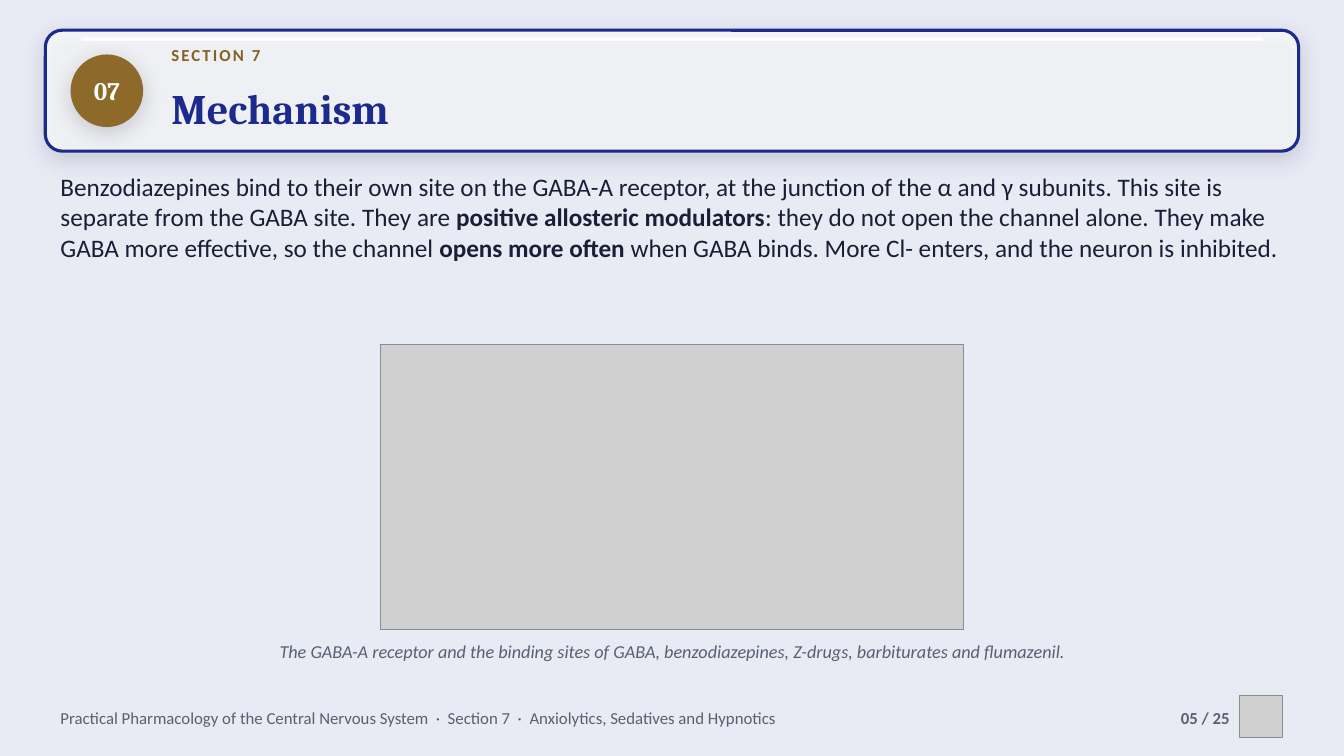
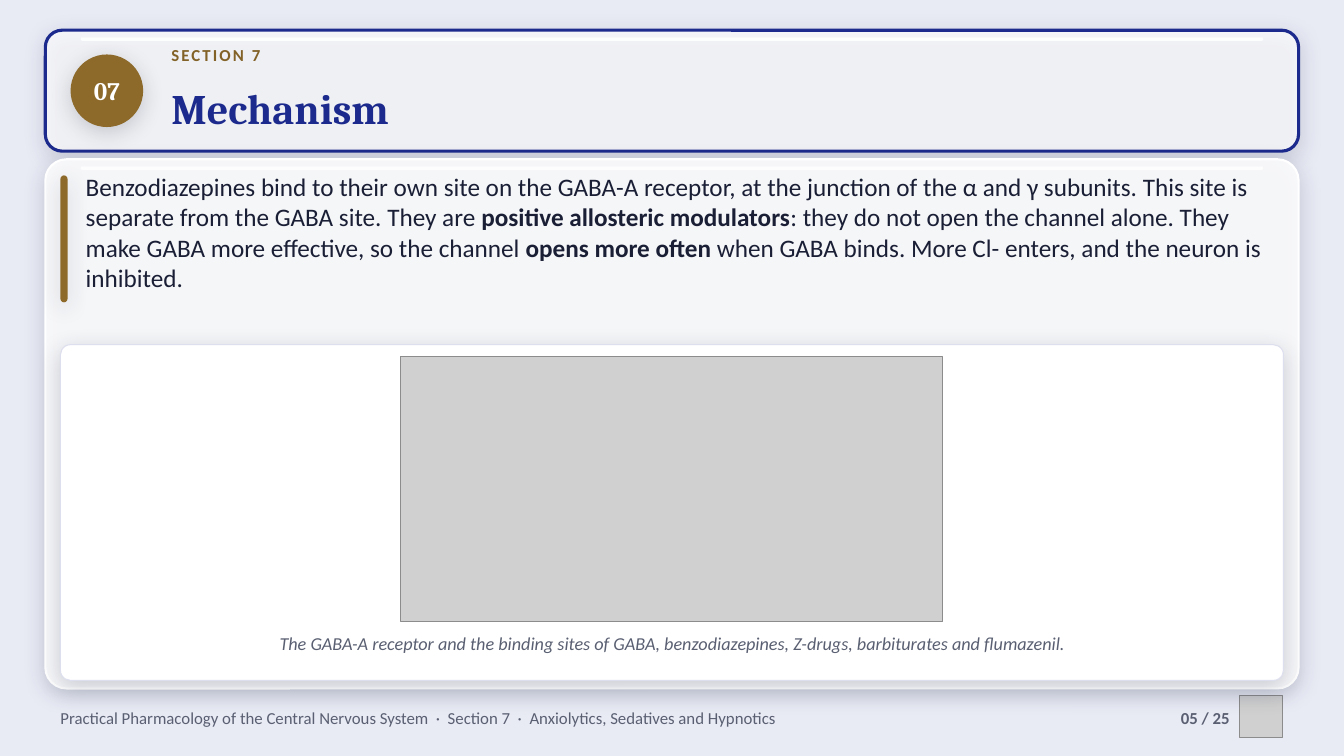
Before and after one commit to drrefaat18-ops/yasser, a slide deck: slide 5 of projects/cns-pharmacology-practical/slides/ch07-anxiolytics-hypnotics.pptx. Drawn at 1344x756 pixels with LibreOffice and Linux fonts; fonts in the diff are those of the drawing; grey boxes stand for pictures; background and template pictures are left out. Boxes give left, top, right and bottom in pixels: in the first picture for what was removed or moved away, otherwise in the second. Text is boxed around its words. In the diff, an @@ line names an element or a change of style, - is before the commit and + after.

```diff
--- a/projects/cns-pharmacology-practical/slides/ch07-anxiolytics-hypnotics.pptx
+++ b/projects/cns-pharmacology-practical/slides/ch07-anxiolytics-hypnotics.pptx
@@ rounded rectangle added at <box>45,159,1299,689</box>, fill #FFFFFF at 84% opacity, outline #FFFFFF 1.5 pt @@
@@ rounded rectangle added at <box>60,175,68,302</box>, fill #8D6A2A @@
@@ rounded rectangle added at <box>81,166,1263,170</box>, fill #FFFFFF at 85% opacity @@
@@ text "Benzodiazepines bind to their own ..." rewrapped from <box>60,178,1277,261</box> to <box>86,178,1261,287</box> @@
@@ rounded rectangle added at <box>60,345,1284,681</box>, fill #FFFFFF, outline #DDDFEE 0.75 pt @@
@@ picture: place and size @@
-picture at <box>380,345,964,630</box>
+picture at <box>401,357,944,622</box>
@@ text "The GABA-A receptor and the ...": place and size @@
-text "The GABA-A receptor and the ..." at <box>280,645,1064,661</box>
+text "The GABA-A receptor and the ..." at <box>280,637,1064,653</box>
```
Also in this commit, not shown: 22 other slides changed, 10 other files.
